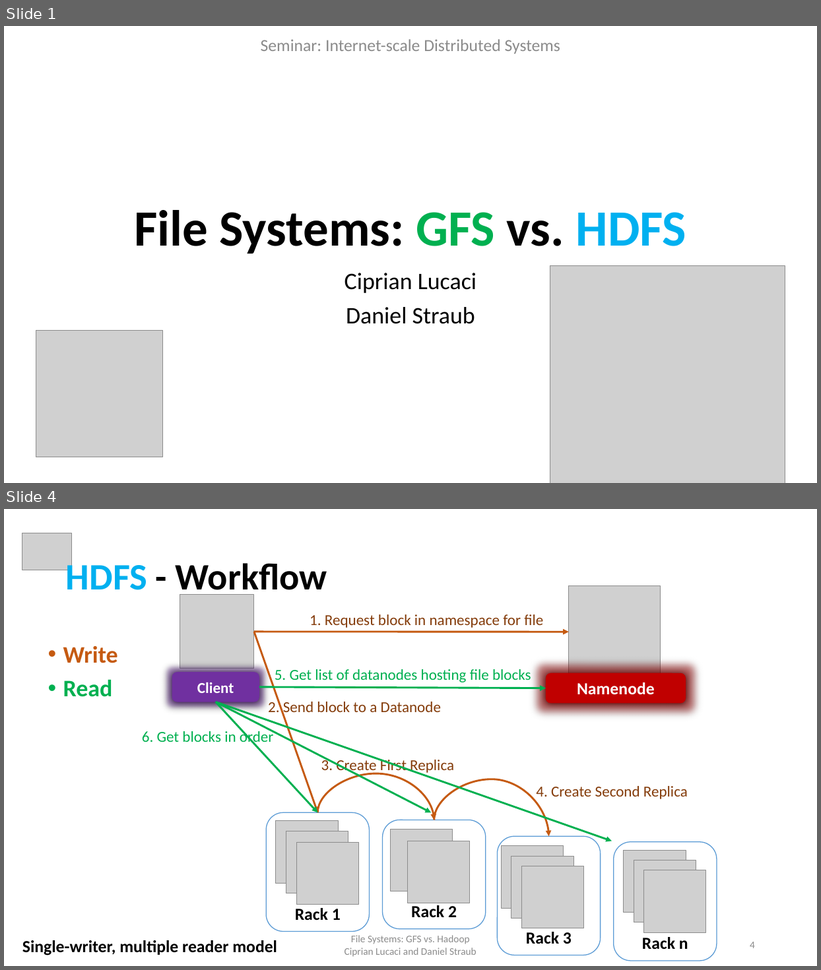
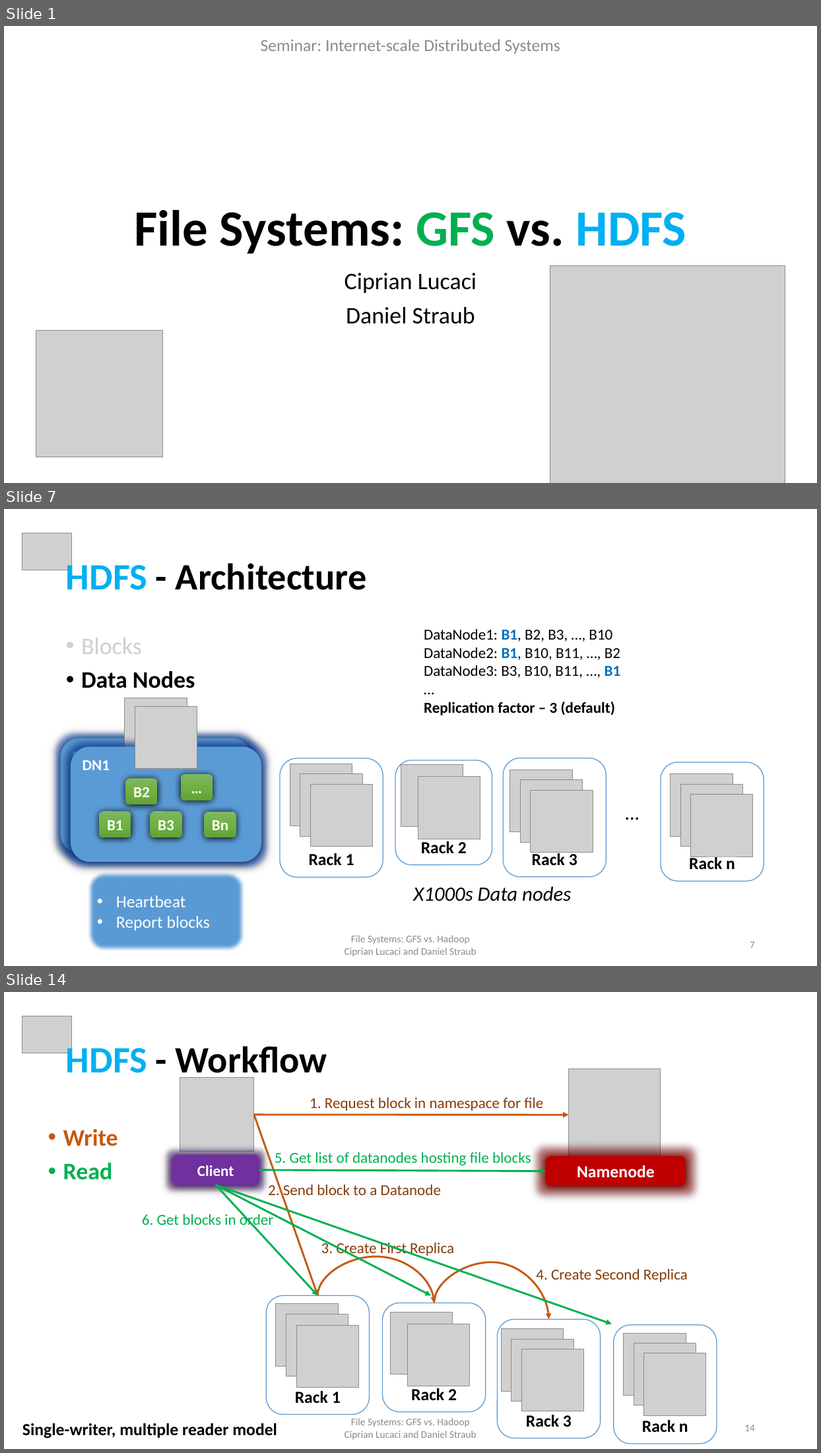
Before and after one commit to cipri7329/ss15-seminar, a slide deck: Presentation/DistributedFileSystems.pptx. Shown one above the other, each under a label of ours: slides 1 and 4 before the commit, slides 1, 7 and 14 after it; the slides between them are not shown. The pictures are 821x970 and 821x1453 pixels, drawn with LibreOffice and Linux fonts; fonts in the diff are those of the drawing; grey boxes stand for pictures; background and template pictures are left out. Boxes give left, top, right and bottom in pixels: in the first picture for what was removed or moved away, otherwise in the second. Text is boxed around its words. In the diff, an @@ line names an element or a change of style, - is before the commit and + after.

Commit message:
Finished GFS slides. Merged GFS and HDFS. Started with similarities.

```diff
--- a/Presentation/DistributedFileSystems.pptx
+++ b/Presentation/DistributedFileSystems.pptx
@@ slide 7 added at bbox=[4, 509, 817, 966], background #FFFFFF @@
@@ picture added at bbox=[22, 533, 71, 570] @@
@@ title added at bbox=[66, 558, 367, 590], 44 pt, text #000000, bold @@
+HDFS - Architecture
@@ text added at bbox=[81, 638, 195, 689], 28 pt, text #000000, bold @@
+• Blocks
+• Data Nodes
@@ text added at bbox=[424, 629, 621, 716], 18 pt, text #000000 @@
+DataNode1: B1, B2, B3, …, B10
+DataNode2: B1, B10, B11, …, B2
+DataNode3: B3, B10, B11, …, B1
+…
+Replication factor – 3 (default)
@@ group added at bbox=[61, 698, 252, 854]: 6 rounded rectangles, 1 picture @@
+DN1
+B1
+B2
+B3
+…
+Bn
@@ group added at bbox=[71, 706, 261, 862]: 6 rounded rectangles, 1 picture @@
+DN1
+B1
+B2
+B3
+…
+Bn
@@ group added at bbox=[280, 758, 764, 902]: 11 pictures, 4 rounded rectangles, 2 texts @@
+Rack n
+Rack 2
+Rack 3
+Rack 1
+X1000s Data nodes
+…
@@ rounded rectangle added at bbox=[87, 872, 245, 952], fill #5B9BD5, outline #43739E 1 pt, 20 pt, text #FFFFFF @@
+• Heartbeat
+• Report blocks
@@ text added at bbox=[345, 935, 477, 956], 12 pt, text #8C8C8C @@
+File Systems: GFS vs. Hadoop
+Ciprian Lucaci and Daniel Straub
@@ page number added at bbox=[750, 942, 755, 949], 12 pt, text #8C8C8C @@
+7
@@ what was slide 4 is now slide 14 @@
@@ page number at bbox=[745, 1425, 755, 1432]: text changed @@
-4
+14
```
Also in this commit, not shown: 8 slides changed, 9 other slides added, 2 other files.
